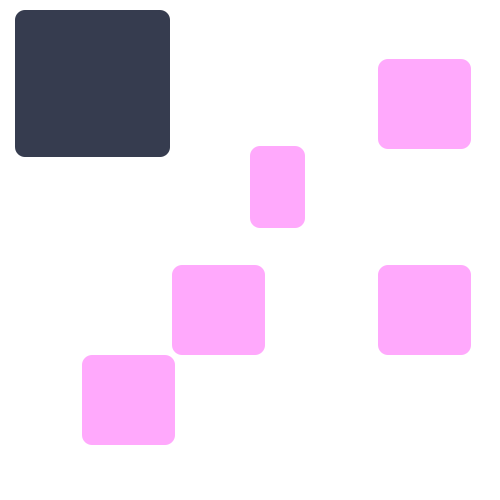
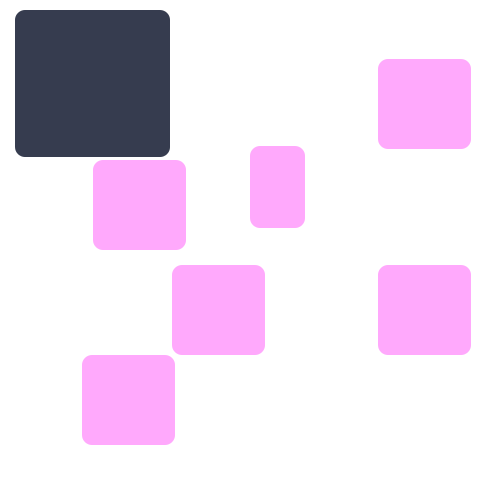
Layers edited between the first and the second 500x500 image:
added layer "모서리가 둥근 직사각형 2 복사 4" above "모서리가 둥근 직사각형 2 복사 2" over [93, 160, 186, 250]
